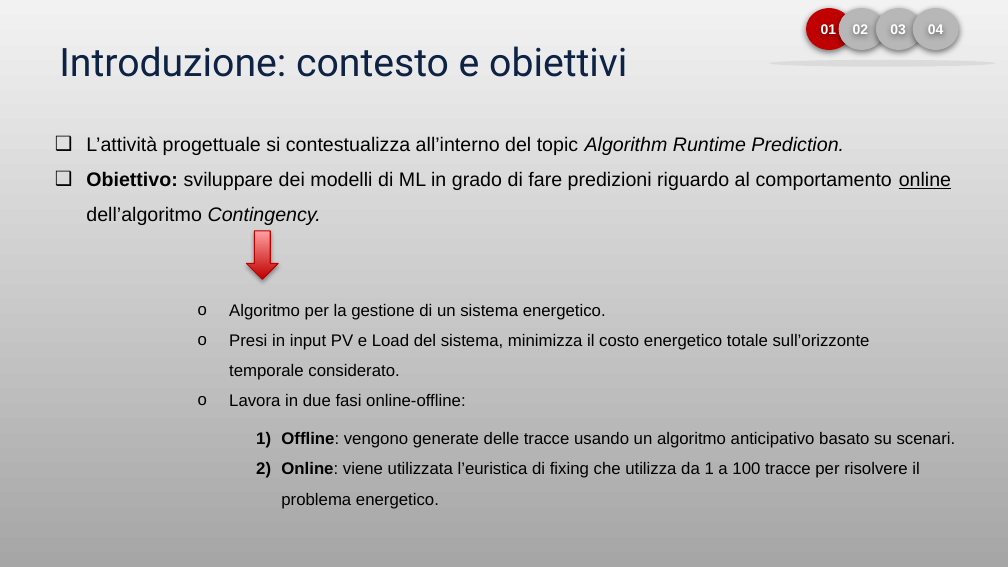
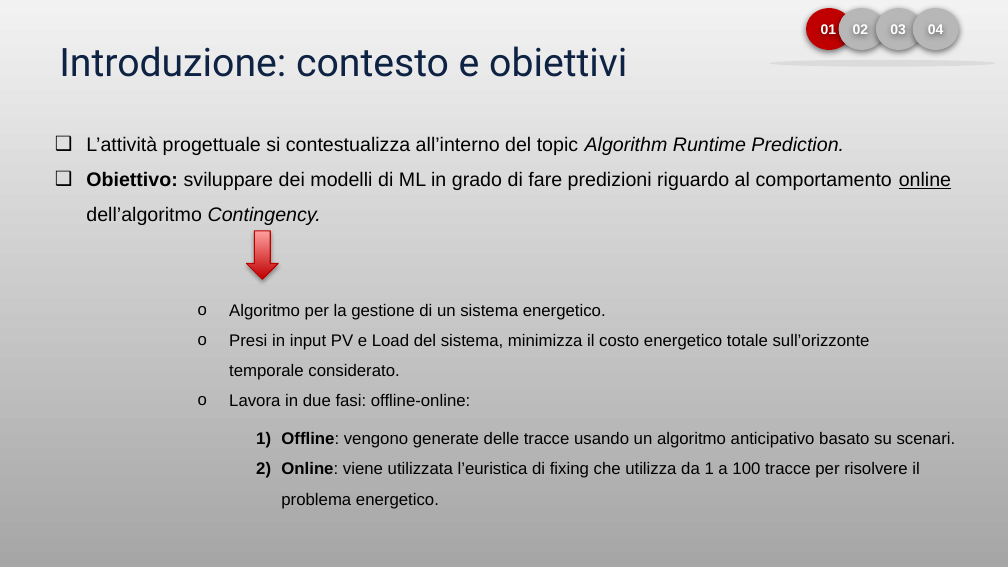
Before and after one commit to LorenzoPiazza/MachineLearning-case-study, a slide deck: slide 4 of Piazza-Presentazione.pptx. Drawn at 1008x567 pixels with LibreOffice and Linux fonts; fonts in the diff are those of the drawing. Boxes give left, top, right and bottom in pixels: in the first picture for what was removed or moved away, otherwise in the second. Text is boxed around its words. In the diff, an @@ line names an element or a change of style, - is before the commit and + after.

```diff
--- a/Piazza-Presentazione.pptx
+++ b/Piazza-Presentazione.pptx
@@ text at box(229, 394, 470, 406): text changed @@
-o Lavora in due fasi online-offline:
+o Lavora in due fasi: offline-online:
```
Also in this commit, not shown: 3 other slides changed, 1 other file.
